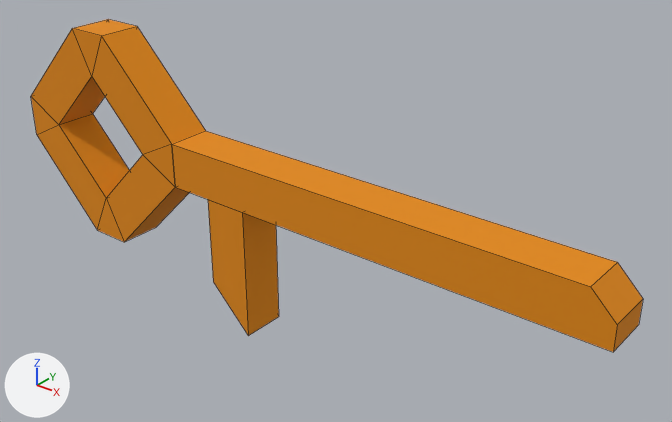
What one commit did to the FBX model unity_project/Paper Box/Assets/Models/Items/Items.fbx_Key_5.fbx.
The view is the same before and after, from a 50 mm lens placed at (5.284, -3.254, 0.157), pointed at (5.069, -2.985, -0.01). Lighting does not change. The marker at lower left points along +X, +Y and +Z. Mesh edges are drawn as thin lines.

Before the edit, the objects in view are built like this:
```python
me_cube_004 = bpy.data.meshes.new('Cube.004')
me_cube_004.from_pydata(...)  # 42 vertices, 41 faces; spans x -0.1..0.2, y -0.01..0.01, z -0.07..0.05
me_cube_004.materials.append(mat_orange)  # orange #e48a08
ob_key_5 = bpy.data.objects.new('Key 5', me_cube_004)
ob_key_5.location = (5.0, -3.0, 0.0)
```
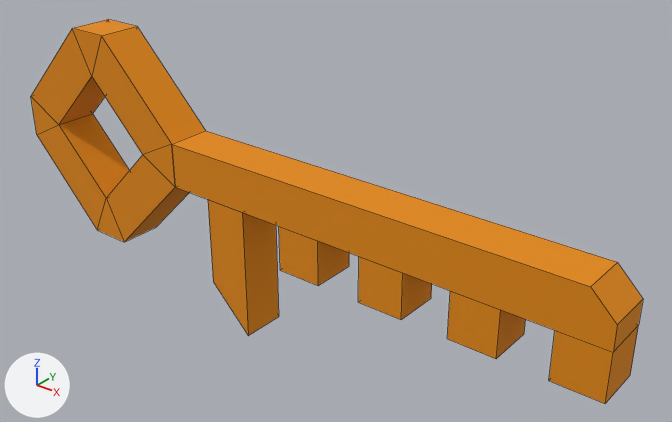
What differs and where, as boxes [x1, y1, x2, y2] in the pictures (672 x 422 px):
'Key 5', reshaped (16% taller)
    before: [31, 19, 643, 352]
    after: [31, 19, 643, 404]
part 1 of me_cube_004, added (orange)
    after: [279, 226, 349, 285]
part 2 of me_cube_004, added (orange)
    after: [358, 257, 432, 320]
part 3 of me_cube_004, added (orange)
    after: [447, 291, 526, 359]
part 4 of me_cube_004, added (orange)
    after: [549, 325, 639, 404]

Diff of the bpy script that builds the scene:
```diff
--- a/unity_project/Paper Box/Assets/Models/Items/Items.fbx_Key_5.fbx.py
+++ b/unity_project/Paper Box/Assets/Models/Items/Items.fbx_Key_5.fbx.py
@@ me_cube_004 @@
 me_cube_004.from_pydata(...)  # 42 vertices, 41 faces; spans x -0.1..0.2, y -0.01..0.01, z -0.07..0.05
 # used by ob_key_5; location = (5.0, -3.0, 0.0)
+# me_cube_004 part 1: a new loose piece, a box spanning x 0.06..0.08, y -0.01..0.01, z -0.03..-0.01, in mat_orange (orange #e48a08)
+# me_cube_004 part 2: a new loose piece, a box spanning x 0.1..0.12, y -0.01..0.01, z -0.03..-0.01, in mat_orange (orange #e48a08)
+# me_cube_004 part 3: a new loose piece, a box spanning x 0.14..0.16, y -0.01..0.01, z -0.03..-0.01, in mat_orange (orange #e48a08)
+# me_cube_004 part 4: a new loose piece, a box spanning x 0.18..0.2, y -0.01..0.01, z -0.03..-0.01, in mat_orange (orange #e48a08)
 me_cube_004.materials.append(mat_orange)
```
